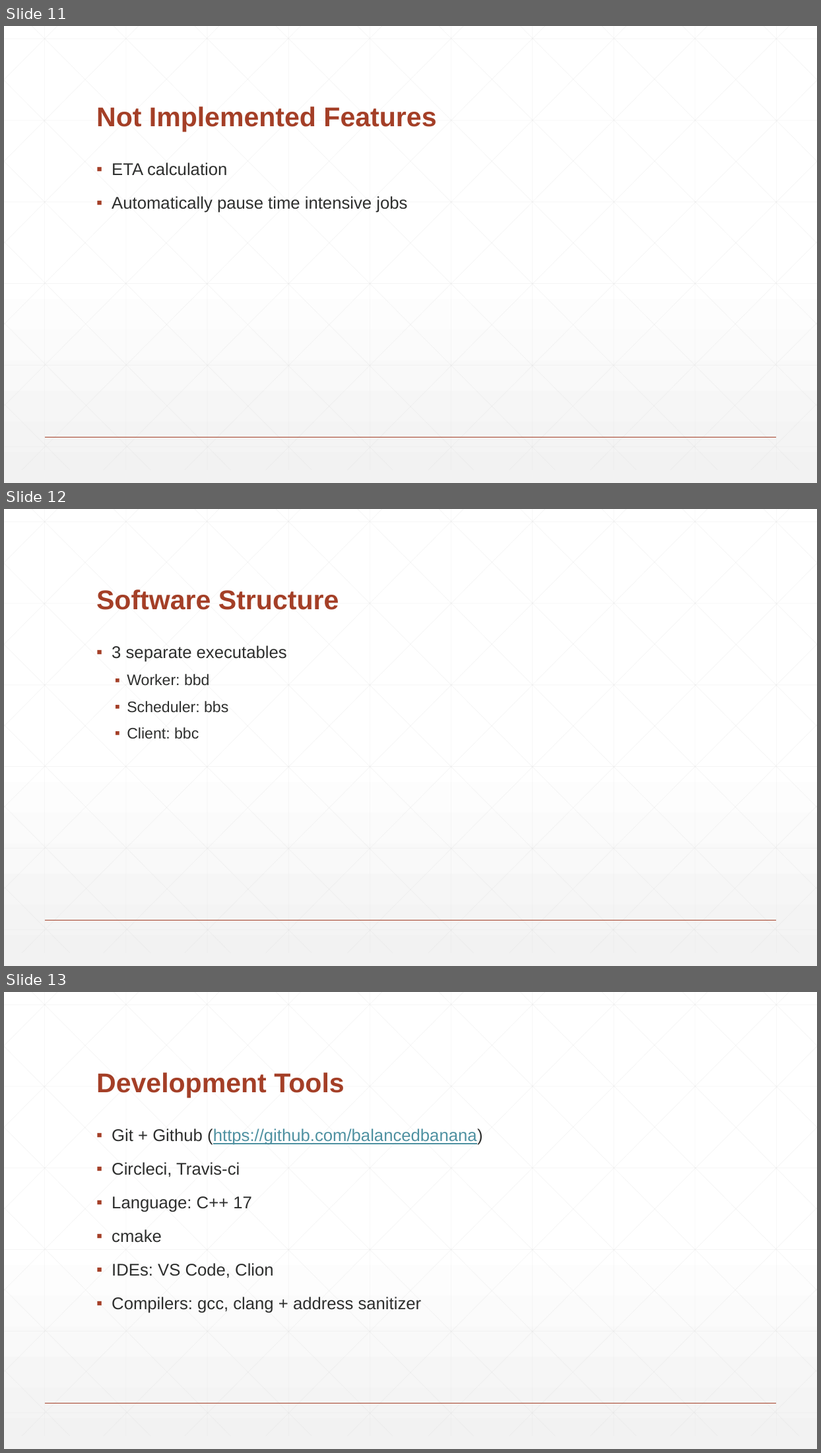
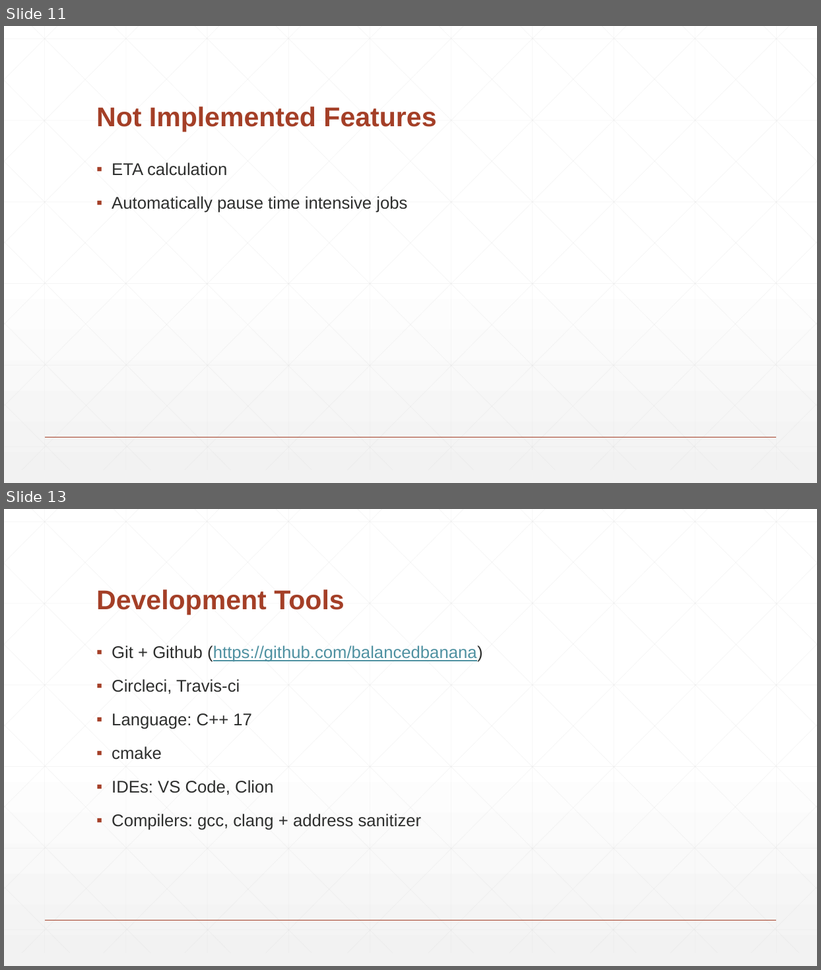
Before and after one commit to balancedbanana/Dokumentation, a slide deck: Abschluss/Presentation/Balanced Banana.pptm. Shown one above the other, each under a label of ours: slides 11, 12 and 13 before the commit, slides 11 and 13 after it; the slides between them are not shown. The pictures are 821x1453 and 821x970 pixels, drawn with LibreOffice and Linux fonts; fonts in the diff are those of the drawing. Boxes give left, top, right and bottom in pixels: in the first picture for what was removed or moved away, otherwise in the second. Text is boxed around its words. In the diff, an @@ line names an element or a change of style, - is before the commit and + after.

```diff
--- a/Abschluss/Presentation/Balanced Banana.pptm
+++ b/Abschluss/Presentation/Balanced Banana.pptm
@@ slide 12 removed at <box>4,509,817,966</box>, background gradient #FFFFFF to #F2F2F2; not listed: 47 template elements that a slide beside it also shows @@
@@ title removed at <box>96,590,339,610</box> @@
-Software Structure
@@ text removed at <box>112,646,287,739</box> @@
-▪ 3 separate executables
-  ▪ Worker: bbd
-  ▪ Scheduler: bbs
-  ▪ Client: bbc
```
Also in this commit, not shown: 4 slides changed, 3 slides added, 1 other slide removed.
